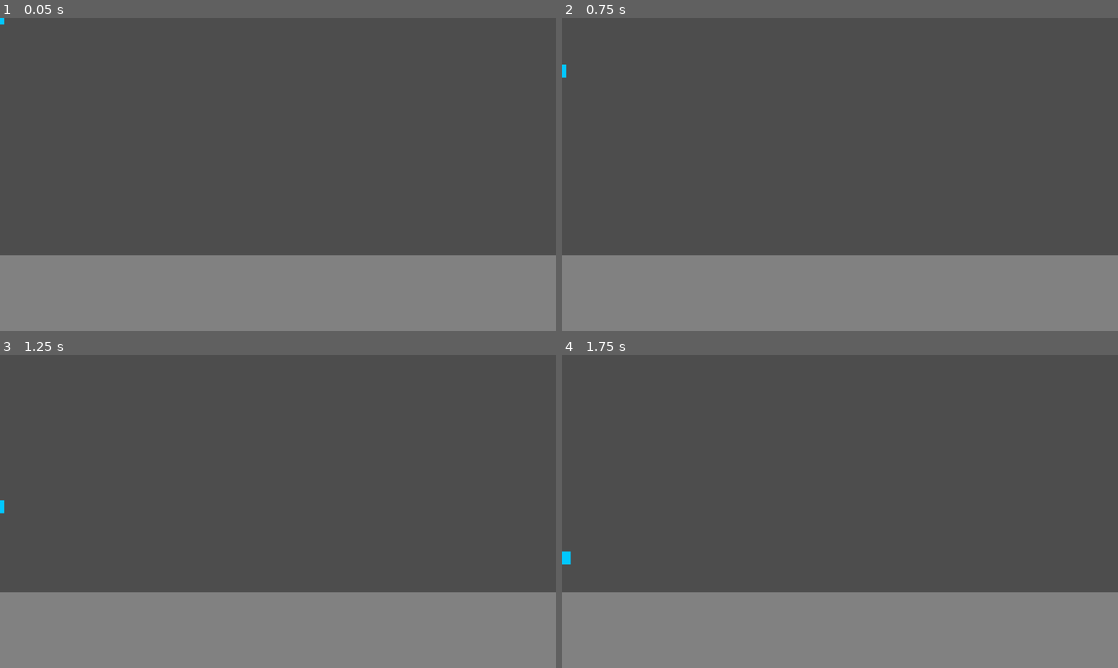
Above: before the commit, frames 1-4 (two rows, left to right).
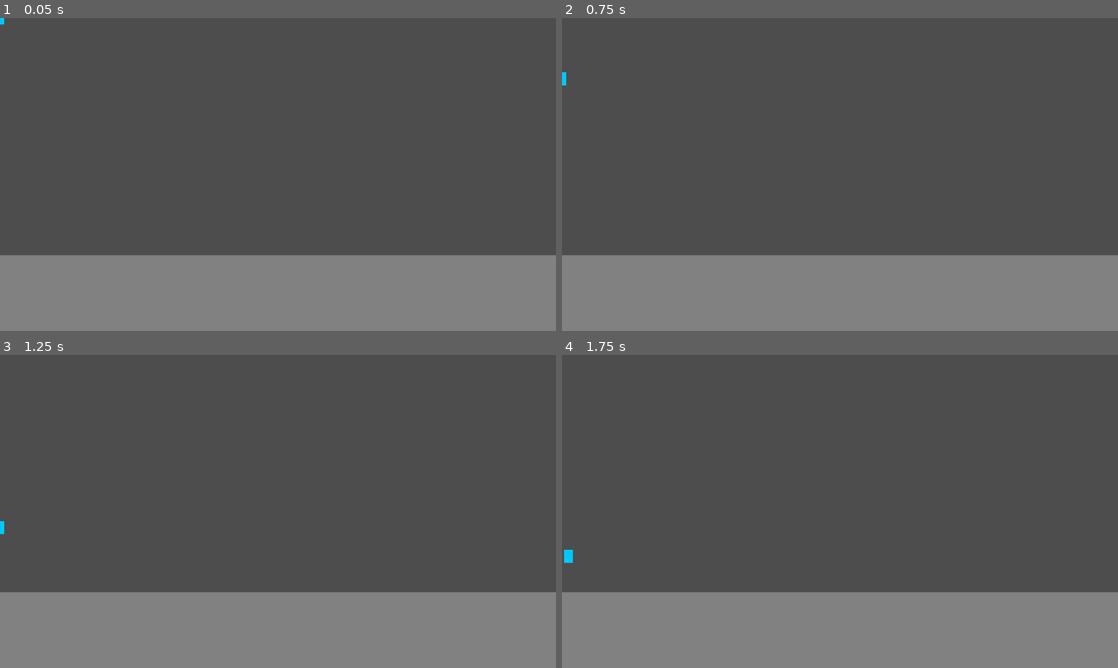
Above: after the commit, the same moments.

Repository: astrapninja/MovementTest_Godot
Game: Godot game, scene res://Levels/node_2d.tscn
Same seed, same stepped clock (60 frames per second), same inputs: the game is played once before the commit and once after it.
Inputs:
- Up to frame 1 (0.05 s): no input
- Up to frame 2 (0.75 s): tap Enter (ui_accept) at 0.5 s; hold Right (right) from 0.53 s (still down); hold Shift (sprint) from 0.53 s (still down)
- Up to frame 3 (1.25 s): keep holding Right (right); keep holding Shift (sprint); tap Space (jump) at 0.77, 1.07 s; tap Enter (ui_accept) at 0.8 s
- Up to frame 4 (1.75 s): keep holding Right (right); tap Enter (ui_accept) at 1.25, 1.35 s; release Shift (sprint) at 1.28 s; tap Space (jump) at 1.52, 1.55 s

Frame 1 is identical in both runs. In frame 2, less than 0.1% of the frame differs, in the area x 0-1%, y 14-22%; in frame 3, less than 0.1%, in the area x 0-1%, y 46-58%; in frame 4, less than 0.1%.

Commit message:
Version_0.11.3
This is all broken do NOT pull

Diff:
--- /dev/null
+++ b/Characters/Player2.tscn
@@ -0,0 +1,22 @@
+[gd_scene load_steps=4 format=3 uid="uid://blsa57yl2iksb"]
+
+[ext_resource type="Script" path="res://Scripts/Player/Player2.gd" id="1_4cugd"]
+
+[sub_resource type="CanvasTexture" id="CanvasTexture_qba71"]
+
+[sub_resource type="RectangleShape2D" id="RectangleShape2D_2ocw7"]
+size = Vector2(20, 30)
+
+[node name="RigidBody2D" type="RigidBody2D"]
+lock_rotation = true
+continuous_cd = 1
+script = ExtResource("1_4cugd")
+
+[node name="Sprite2D" type="Sprite2D" parent="."]
+modulate = Color(0, 0.784314, 1, 1)
+position = Vector2(0, -4.76837e-07)
+scale = Vector2(20, 30)
+texture = SubResource("CanvasTexture_qba71")
+
+[node name="CollisionShape2D" type="CollisionShape2D" parent="."]
+shape = SubResource("RectangleShape2D_2ocw7")
--- a/Levels/node_2d.tscn
+++ b/Levels/node_2d.tscn
@@ -119,6 +119,3 @@
 layer_0/tile_data = PackedInt32Array(1966080, 0, 1, 2031616, 0, 1, 2097152, 0, 1, 2162688, 0, 1, 2228224, 0, 1, 2293760 …(58642 unchanged characters)…
 
 [node name="Player" parent="." instance=ExtResource("2_dxgqa")]
-sprintAccelerationTime = 0.75
-sprintSpeed = 250.0
-walkAccelerationRate = 5.0
--- a/Scripts/Player/CharacterMove.gd
+++ b/Scripts/Player/CharacterMove.gd
@@ -2,13 +2,14 @@
 
 @export var coyoteJumpTime : float
 @export var currentState : State
+@export_group("Idk")
 @export var gravityAccelerationRate : float
 @export var gravityMaxVelocity : float
 @export var hasDoubleJumped : bool
 @export var jumpFalloffRate : float
 @export var jumpStrength : float
 @export var lastState : State
-@export var lastXDirection : int
+var lastXDirection : int = -1
 @export var sprintAccelerationTime : float
 @export var sprintSpeed : float
 @export var standSlideSprint : float
@@ -22,6 +23,8 @@
 #TODO: Redo Jumping - all states will apply impulse velocity if they can jump. Jump state will only decrease the velocity. or make fall do it idc which
 func _physics_process(_delta : float):
 
+	velocity.y += ProjectSettings.get_setting("physics/2d/default_gravity_vector")[1]
+
 	inputDirection = Vector2(
 		Input.get_action_strength("right") - Input.get_action_strength("left"),
 		Input.get_action_strength("down") - Input.get_action_strength("up")
--- a/Scripts/Player/Player.gd
+++ /dev/null
@@ -1,28 +0,0 @@
-extends CharacterBody2D
-
-
-const SPEED = 300.0
-const JUMP_VELOCITY = -400.0
-
-# Get the gravity from the project settings to be synced with RigidBody nodes.
-var gravity = ProjectSettings.get_setting("physics/2d/default_gravity")
-
-
-func _physics_process(delta):
-	# Add the gravity.
-	if not is_on_floor():
-		velocity.y += gravity * delta
-
-	# Handle jump.
-	if Input.is_action_just_pressed("ui_accept") and is_on_floor():
-		velocity.y = JUMP_VELOCITY
-
-	# Get the input direction and handle the movement/deceleration.
-	# As good practice, you should replace UI actions with custom gameplay actions.
-	var direction = Input.get_axis("ui_left", "ui_right")
-	if direction:
-		velocity.x = direction * SPEED
-	else:
-		velocity.x = move_toward(velocity.x, 0, SPEED)
-
-	move_and_slide()
--- /dev/null
+++ b/Scripts/Player/Player2.gd
@@ -0,0 +1,33 @@
+extends RigidBody2D
+
+
+const SPEED = 300.0
+const JUMP_VELOCITY = -400.0
+
+# Get the gravity from the project settings to be synced with RigidBody nodes.
+var timer : float = 5.0
+var time  : float = 0
+var gravity = ProjectSettings.get_setting("physics/2d/default_gravity")
+
+
+func _physics_process(delta):
+	# Add the gravity.
+
+	time += delta
+	if time >= timer:
+		apply_impulse(Vector2(0,-1000))
+		time = 0
+
+	## Handle jump.
+	#if Input.is_action_just_pressed("ui_accept") and is_on_floor():
+		#velocity.y = JUMP_VELOCITY
+#
+	## Get the input direction and handle the movement/deceleration.
+	## As good practice, you should replace UI actions with custom gameplay actions.
+	#var direction = Input.get_axis("ui_left", "ui_right")
+	#if direction:
+		#velocity.x = direction * SPEED
+	#else:
+		#velocity.x = move_toward(velocity.x, 0, SPEED)
+#
+	#move_and_slide()
--- a/Scripts/States/PlayerFall.gd
+++ b/Scripts/States/PlayerFall.gd
@@ -13,7 +13,7 @@
 
 func _Enter():
 
-	print(player.gravityAccelerationRate)
+	#print(player.gravityAccelerationRate)
 	gravityAccelerationRate = player.gravityAccelerationRate
 	gravityMaxVelocity = player.gravityMaxVelocity
 	coyoteJumpTime = player.coyoteJumpTime
--- a/Scripts/States/PlayerJump.gd
+++ b/Scripts/States/PlayerJump.gd
@@ -13,10 +13,10 @@
 
 	if player.lastState.name != "StandSlide":
 		player.velocity.y = -jumpStrength
-		print("\n\t --", player.currentState, "\n")
+		#print("\n\t --", player.currentState, "\n")
 	else:
 		player.velocity.y = -jumpStrength*1.5
-		print("\n\t--Ye it works\n")
+		#print("\n\t--Ye it works\n")
 
 func _Update(_delta : float):
 	if player.velocity.y >= 0:
--- a/Scripts/States/PlayerSprint.gd
+++ b/Scripts/States/PlayerSprint.gd
@@ -12,7 +12,8 @@
 
 	acceleration = 0
 	sprintSpeed = player.sprintSpeed
-	sprintAccelerationTime = player.sprintAccelerationTime
+	sprintAccelerationTime = ((sprintSpeed-(player.velocity.x*player.inputDirection[0]))/sprintSpeed)*player.sprintAccelerationTime
+	#print(sprintAccelerationTime, " ", player.velocity.x, " ", sprintSpeed)
 
 	inputDirection = player.inputDirection
 
@@ -46,15 +47,18 @@
 	if sprintAccelerationTime > 0:
 		var difference = (abs(player.velocity.x) - sprintSpeed)
 		accel = difference/ sprintAccelerationTime*_delta
+
+		player.velocity.x -= accel*inputDirection[0]
+
 		sprintAccelerationTime -= _delta
-		print(abs(accel)*inputDirection[0], " ", difference, " ", sprintAccelerationTime)
+		#print(abs(accel)*inputDirection[0], " ", player.velocity.x, " ", sprintAccelerationTime)
 
 	inputDirection = player.inputDirection
 
-	if player.velocity.x != inputDirection[0] * sprintSpeed:
-		player.velocity.x += (inputDirection[0] * acceleration * _delta)
-		acceleration += (acceleration*0.1)
-		player.velocity.x = player.velocity.limit_length(sprintSpeed)[0]
-		return
+	#if player.velocity.x != inputDirection[0] * sprintSpeed:
+		#player.velocity.x += (inputDirection[0] * acceleration * _delta)
+		#acceleration += (acceleration*0.1)
+		#player.velocity.x = player.velocity.limit_length(sprintSpeed)[0]
+		#return
 
 	return
--- a/Scripts/States/PlayerStandSlide.gd
+++ b/Scripts/States/PlayerStandSlide.gd
@@ -31,7 +31,7 @@
 
 	if Input.get_action_strength("sprint") and (Input.get_action_strength("left") or Input.get_action_strength("right")) and !(Input.get_action_strength("left") and Input.get_action_strength("right")):
 		if player.velocity.x * lastXDirection < velocityThreshold:
-			player.velocity.x += input_direction[0] * 50
+			player.velocity.x += input_direction[0] * 150
 			Transitioned.emit(self, "Sprint")
 			return
 
--- a/Scripts/States/PlayerWalk.gd
+++ b/Scripts/States/PlayerWalk.gd
@@ -26,9 +26,12 @@
 
 func checkDirection():
 		if input_direction[0] != currentDirection:
-			player.velocity.x += (currentDirection * 50)
 			lastDirection = currentDirection
 			currentDirection = input_direction[0]
+			print(currentDirection, " ", input_direction)
+			#print("..........\n", player.velocity.x,"\n\n", input_direction[0], "\n", (player.velocity.x * input_direction[0])*2,"\n..........")
+			player.velocity.x += (player.velocity.x * currentDirection)*2
+			#print("--------------\n", player.velocity.x,"\n\n",(player.velocity.x * currentDirection)*2,"\n--------------")
 
 func _Update(_delta : float):
 
@@ -53,19 +56,19 @@
 
 func _Physics_Update(_delta : float):
 
+	#print(player.velocity.x)
+
 	input_direction = player.inputDirection
+	print('--------------\ninput_direction :\t\t', input_direction,'--------------\nplayer.inputDirection :\t', player.inputDirection)
 
 	#TODO: Make acceleration/deceleration smoother / fix math
 	if player.velocity.x * currentDirection > walkSpeed:
 		player.velocity.x -= (currentDirection * acceleration * _delta) #delete delta to make it instant
 		acceleration += (acceleration*0.06)
 
-		if player.velocity.x * currentDirection < walkSpeed:
-			player.velocity.x = currentDirection * walkSpeed
-		return
-
 	elif player.velocity.x * currentDirection < walkSpeed:
 		player.velocity.x += (currentDirection * acceleration) #delete delta to make it instant
 		acceleration += (acceleration*0.08)
+		#print(acceleration)
 		player.velocity.x = player.velocity.limit_length(walkSpeed)[0]
 		return
--- a/Scripts/States/StateMachine.gd
+++ b/Scripts/States/StateMachine.gd
@@ -16,7 +16,7 @@
 
 	if initialState:
 		initialState._Enter()
-		print("Entered ", initialState.name)
+		#print("Entered ", initialState.name)
 		currentState = initialState
 
 func _process(delta):
@@ -46,8 +46,9 @@
 
 	currentState._Enter()
 
-	print("\nEntered ", currentState.name)
+	#print("\nEntered ", currentState.name)
 	if player.lastState:
-		print("From ", player.lastState.name)
+		#print("From ", player.lastState.name)
+		pass
 
 	pass
